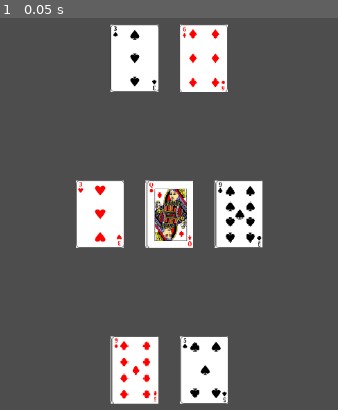
Above: before the commit, frame 1.
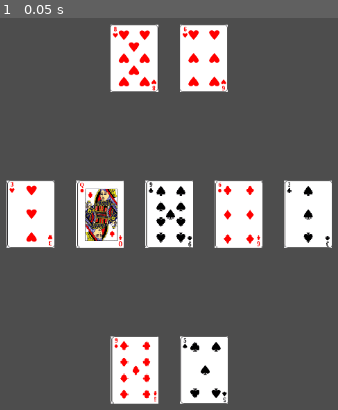
Above: after the commit, the same moment.

Repository: Ranger-Yev/Poker_Godot
Game: Godot game, scene res://test.tscn
Same seed, same stepped clock (60 frames per second), same inputs: the game is played once before the commit and once after it.
Inputs:
- Up to frame 1 (0.05 s): no input

The runs differ from the first frame. In frame 1, 9.6% of the frame differs, in the area x 1-99%, y 1-59%.

Commit message:
Added a 'Hidden' card state and a func to activate it.

Diff:
--- a/card.gd
+++ b/card.gd
@@ -32,9 +32,14 @@
 		$CardSelector.play(suit)
 		$CardSelector.pause()
 		$CardSelector.set_frame(value)
+		$CardSelector.scale = Vector2(1, 1)
 		$Timer.start()
 		change = false
 
+func hide_card() -> void:
+	$CardSelector.play("Hidden")
+	$CardSelector.pause()
+	$CardSelector.scale = Vector2(0.1, 0.1)
 
 func _on_timer_timeout() -> void:
 	change = true
--- a/card.tscn
+++ b/card.tscn
@@ -1,7 +1,8 @@
-[gd_scene load_steps=57 format=3 uid="uid://dfuc6u71k3f06"]
+[gd_scene load_steps=58 format=3 uid="uid://dfuc6u71k3f06"]
 
 [ext_resource type="Texture2D" uid="uid://b6qjnplgpkur6" path="res://Media/allCards.png" id="1_kikvd"]
 [ext_resource type="Script" uid="uid://qy2qf5jft6eq" path="res://card.gd" id="1_rjlel"]
+[ext_resource type="Texture2D" uid="uid://cpqns47m7dfxl" path="res://Media/backOfCard.png" id="3_q5obu"]
 
 [sub_resource type="RectangleShape2D" id="RectangleShape2D_kikvd"]
 size = Vector2(69, 96)
@@ -346,6 +347,14 @@
 }],
 "loop": true,
 "name": &"Hearts",
+"speed": 5.0
+}, {
+"frames": [{
+"duration": 1.0,
+"texture": ExtResource("3_q5obu")
+}],
+"loop": true,
+"name": &"Hidden",
 "speed": 5.0
 }, {
 "frames": [{
@@ -402,8 +411,7 @@
 
 [node name="CardSelector" type="AnimatedSprite2D" parent="."]
 sprite_frames = SubResource("SpriteFrames_sqanm")
-animation = &"Diamonds"
-frame_progress = 0.42384934
+animation = &"Hearts"
 
 [node name="Timer" type="Timer" parent="."]
 wait_time = 0.5
--- a/test.tscn
+++ b/test.tscn
@@ -16,12 +16,18 @@
 [node name="The Middle" type="Node2D" parent="."]
 
 [node name="Card" parent="The Middle" instance=ExtResource("1_37kl0")]
+position = Vector2(-200, 0)
+
+[node name="Card2" parent="The Middle" instance=ExtResource("1_37kl0")]
 position = Vector2(-100, 0)
 
-[node name="Card2" parent="The Middle" instance=ExtResource("1_37kl0")]
+[node name="Card3" parent="The Middle" instance=ExtResource("1_37kl0")]
 
-[node name="Card3" parent="The Middle" instance=ExtResource("1_37kl0")]
+[node name="Card4" parent="The Middle" instance=ExtResource("1_37kl0")]
 position = Vector2(100, 0)
+
+[node name="Card5" parent="The Middle" instance=ExtResource("1_37kl0")]
+position = Vector2(200, 0)
 
 [node name="Dealer cards" type="Node2D" parent="."]
 position = Vector2(0, -225)
Binary file added: Media/backOfCard.png
Not shown, added: Media/backOfCard.png.import
